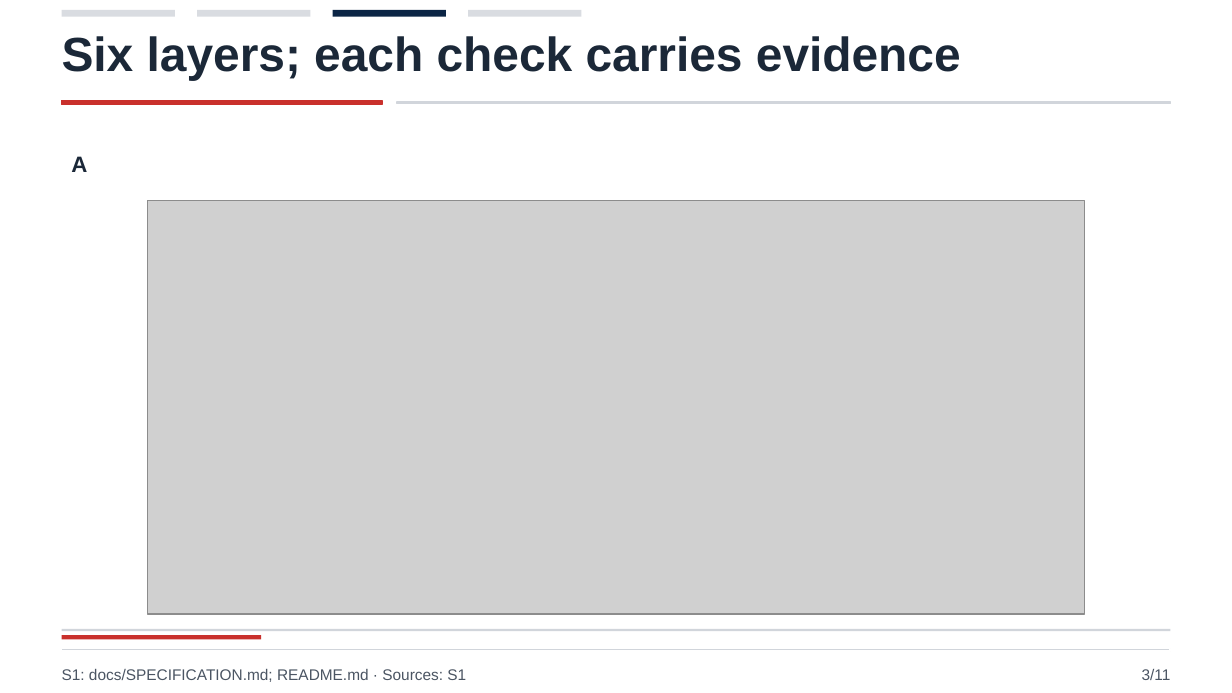
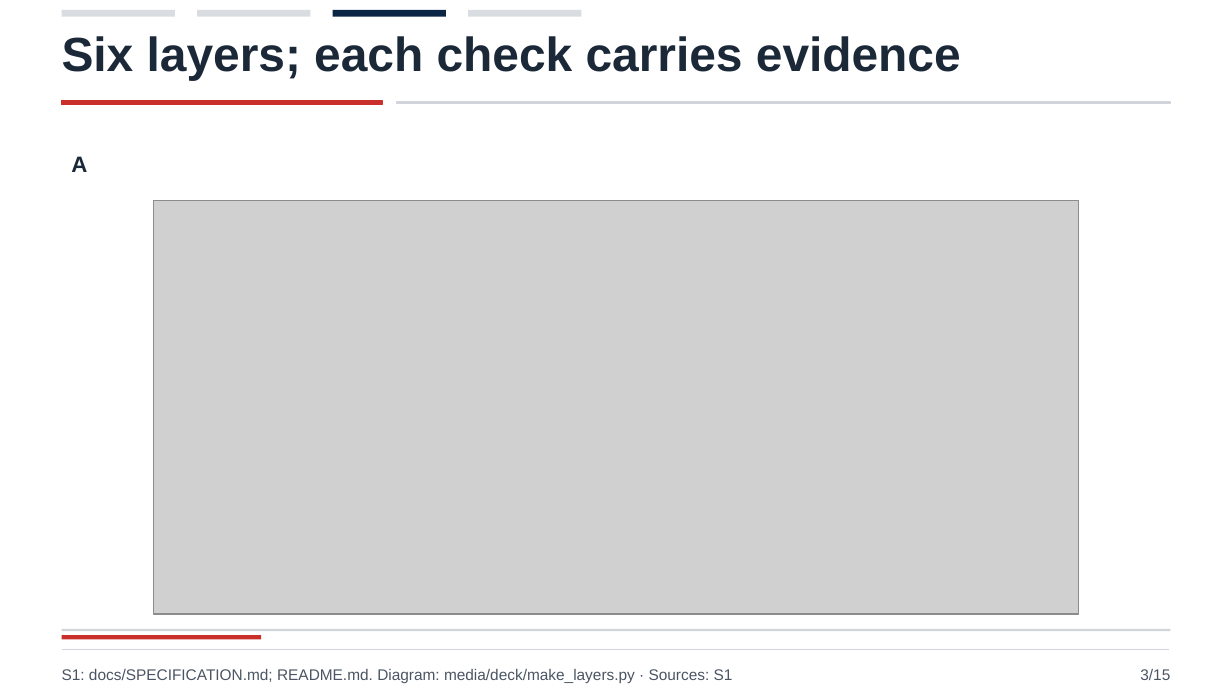
Before and after one commit to persistentepiphany/harness-hackathon, a slide deck: slide 3 of media/deck/dock-harness.pptx. Drawn at 1232x693 pixels with LibreOffice and Linux fonts; fonts in the diff are those of the drawing; grey boxes stand for pictures. Boxes give left, top, right and bottom in pixels: in the first picture for what was removed or moved away, otherwise in the second. Text is boxed around its words. In the diff, an @@ line names an element or a change of style, - is before the commit and + after.

Commit message:
deck: twelve-pose slide, models slide, verified references and figure sources

```diff
--- a/media/deck/dock-harness.pptx
+++ b/media/deck/dock-harness.pptx
@@ picture: place and size @@
-picture at [147,201,1084,615]
+picture at [154,201,1078,615]
@@ text at [62,669,733,683]: text changed @@
-S1: docs/SPECIFICATION.md; README.md · Sources: S1
+S1: docs/SPECIFICATION.md; README.md. Diagram: media/deck/make_layers.py · Sources: S1
@@ text at [1140,669,1170,680]: text changed @@
-3/11
+3/15
```
Also in this commit, not shown: 8 other slides changed, 6 slides added, 2 slides removed, 24 other files.
